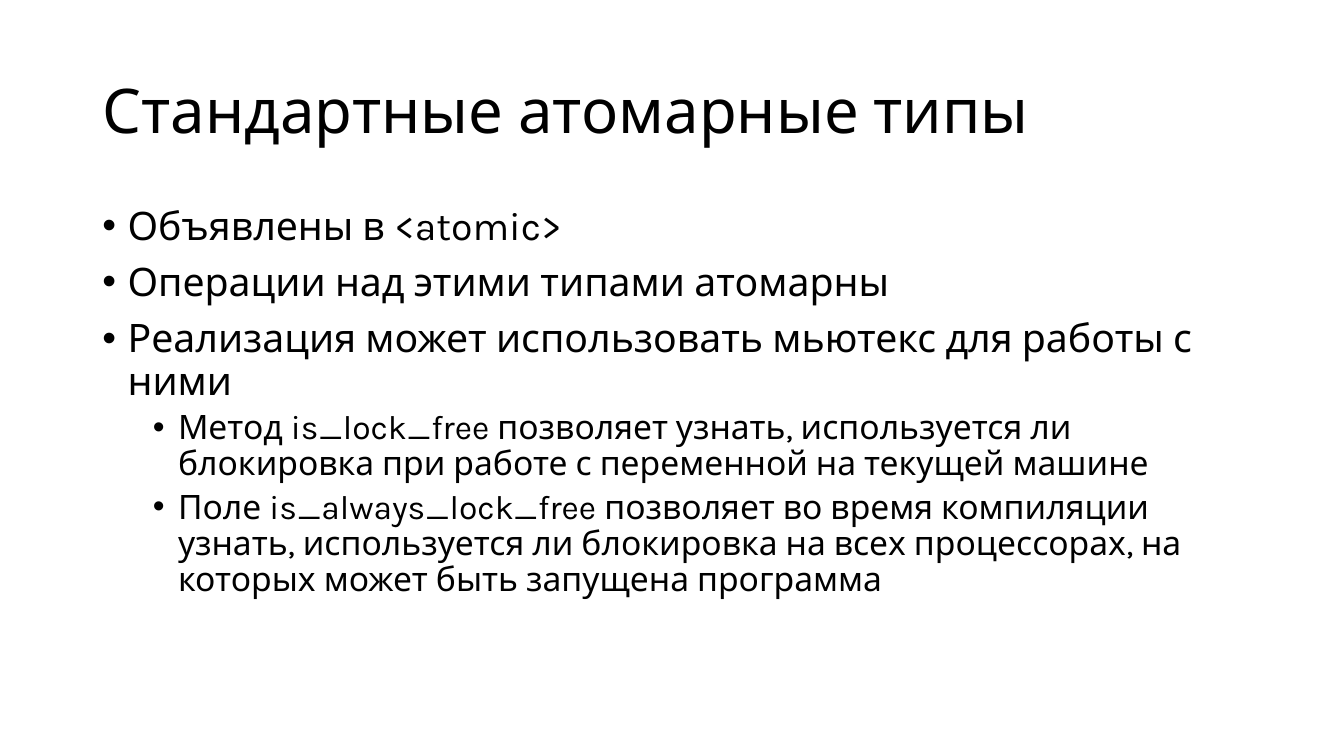
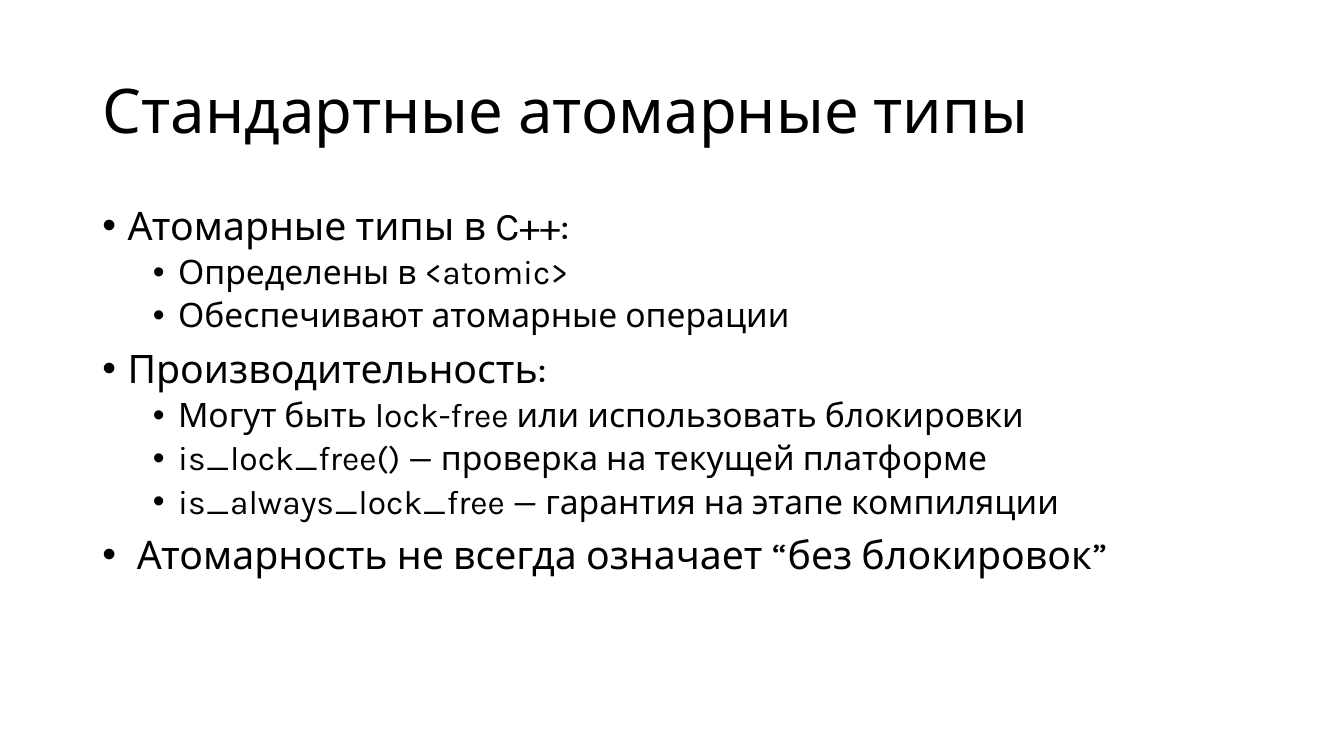
Before and after one commit to alexey-malov/pc, a slide deck: slide 22 of lectures/08/Модель памяти и атомарные операции.pptx (slide 23 before the commit). Drawn at 1344x756 pixels with LibreOffice and Linux fonts; fonts in the diff are those of the drawing. Boxes give left, top, right and bottom in pixels: in the first picture for what was removed or moved away, otherwise in the second. Text is boxed around its words. In the diff, an @@ line names an element or a change of style, - is before the commit and + after.

```diff
--- a/lectures/08/Модель памяти и атомарные операции.pptx
+++ b/lectures/08/Модель памяти и атомарные операции.pptx
@@ text at bbox=[128, 212, 1091, 579]: text changed @@
-• Объявлены в <atomic>
-• Операции над этими типами атомарны
-• Реализация может использовать мьютекс для работы с ними
-  • Метод is_lock_free позволяет узнать, используется ли блокировка при работе с переменной на текущей машине
-  • Поле is_always_lock_free позволяет во время компиляции узнать, используется ли блокировка на всех процессорах, на которых может быть запущена программа
+• Атомарные типы в C++:
+  • Определены в <atomic>
+  • Обеспечивают атомарные операции
+• Производительность:
+  • Могут быть lock-free или использовать блокировки
+  • is_lock_free() — проверка на текущей платформе
+  • is_always_lock_free — гарантия на этапе компиляции
+• Атомарность не всегда означает “без блокировок”
```
Also in this commit, not shown: 13 other slides changed, 1 slide added, 3 slides removed, 1 other file.
